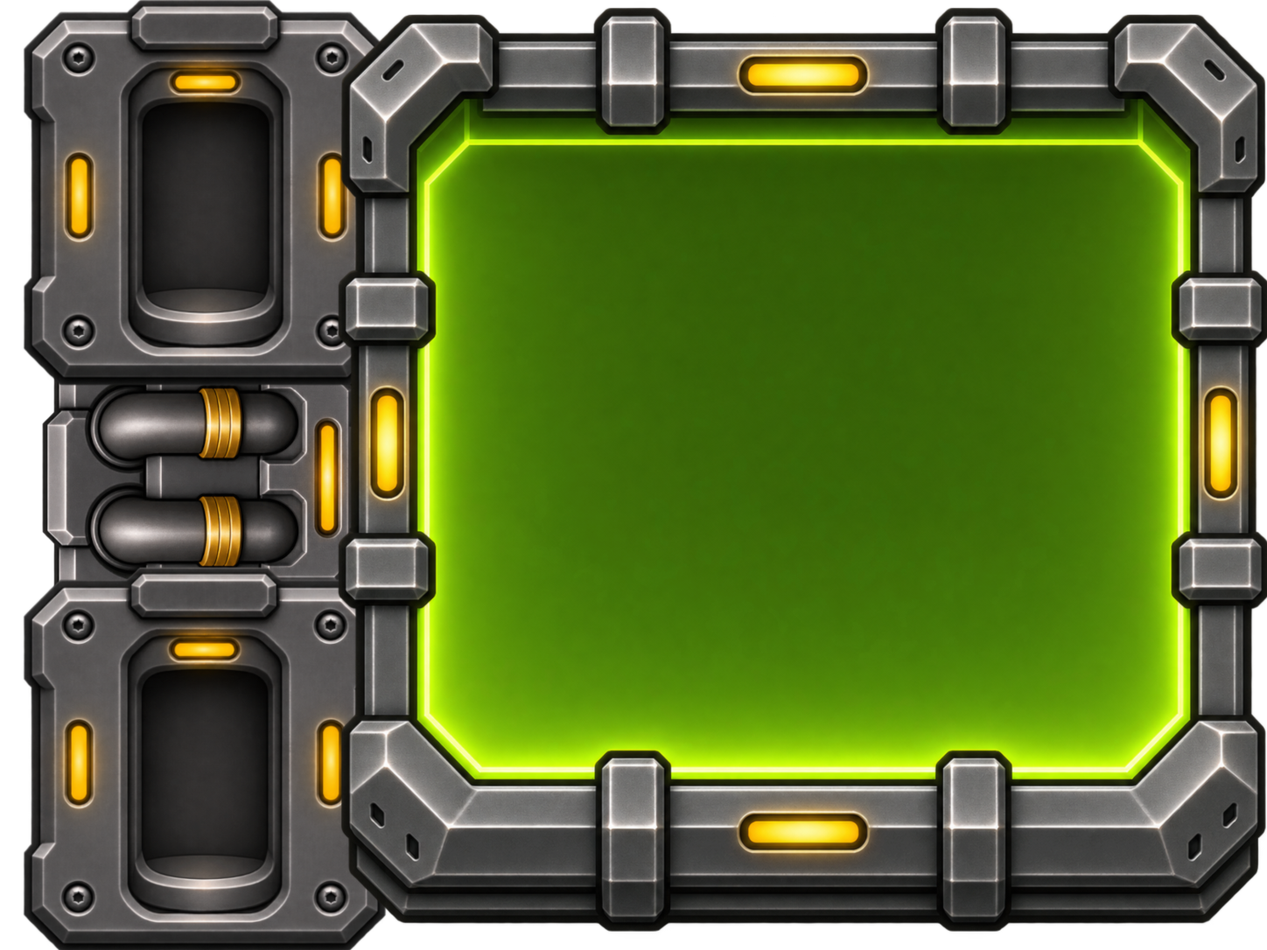
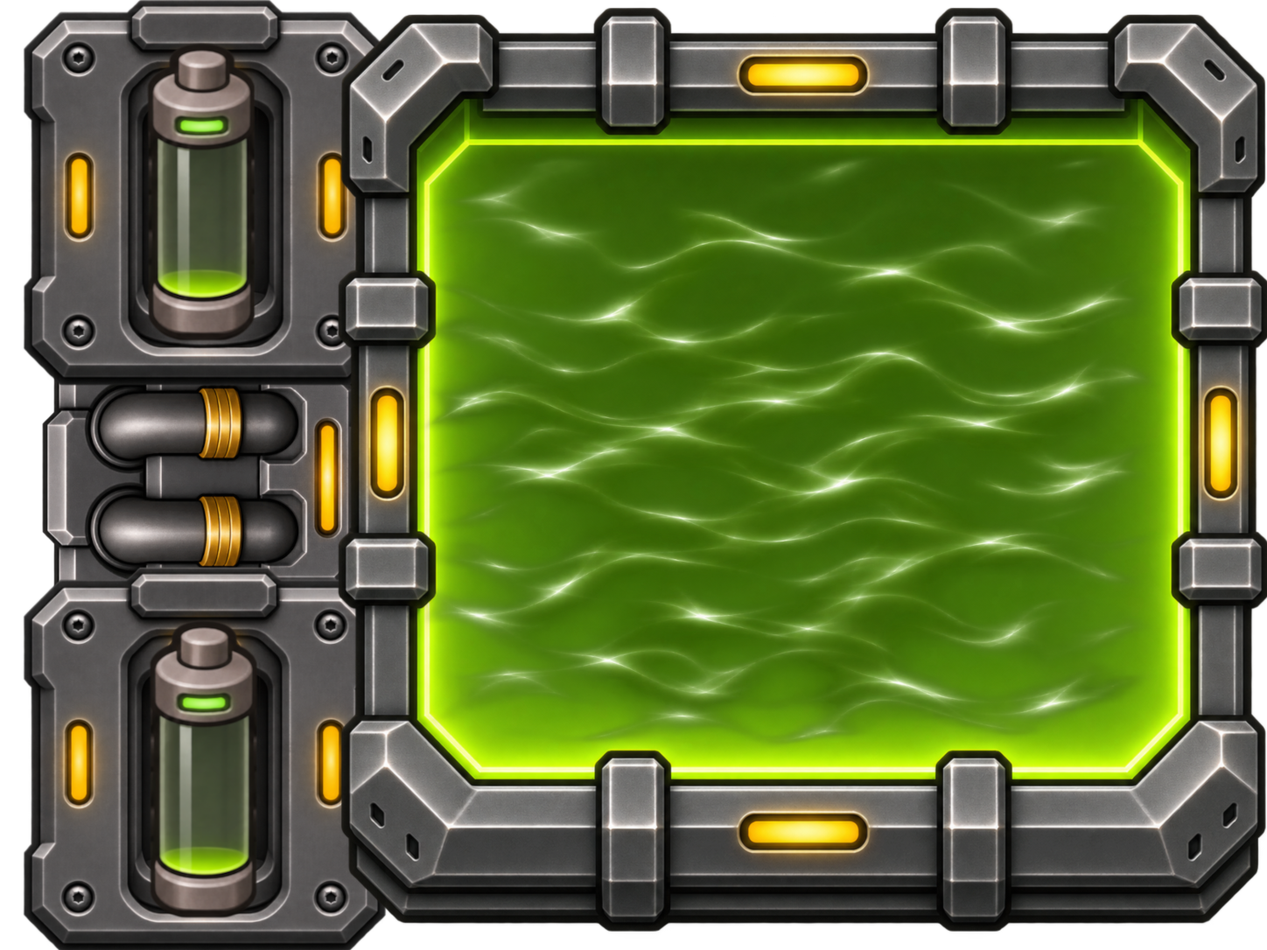
Before/after of a (1267, 950) layered artwork. What changed in the layer stack:
showed "Left_07" over [148, 620, 261, 920]
showed "Right_00" over [146, 41, 259, 342]
added layer "Pasted Layer #3" above "Pasted Layer #1" over [419, 153, 1155, 750]
